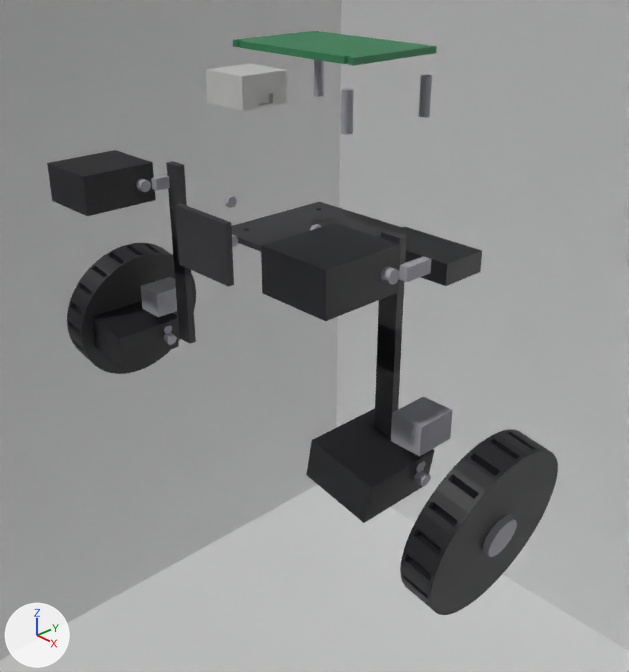
Two versions of the Blender file blender-project/renders/model_dual_wheel_legged_robot_precise.blend, one commit apart.
Rendered twice from a camera (50 mm lens) standing at (0.295, -0.287, 0.264) and looking at (0.016, -0.026, 0.08). The lights are fixed; the arrows at lower left show +X, +Y and +Z. The older version comes first.

Before the edit, the objects in view are built like this:
```python
ob_dwlrp_l_hipknucklea = bpy.data.objects.new('DWLRP_L_HipKnuckleA', me_dwlrp_l_hipknucklea_mesh)
ob_dwlrp_l_hipknucklea.parent = ob_dwlrp_baseplate
ob_dwlrp_l_hipknucklea.location = (-0.03, -0.038, 0.02)
ob_dwlrp_l_hipservo_body = bpy.data.objects.new('DWLRP_L_HipServo_Body', me_dwlrp_l_hipservo_body_mesh)
ob_dwlrp_l_hipservo_body.parent = ob_dwlrp_baseplate
ob_dwlrp_l_hipservo_body.location = (-0.085, -0.053, 0.02)
ob_dwlrp_l_hornbracket = bpy.data.objects.new('DWLRP_L_HornBracket', me_dwlrp_l_hornbracket_mesh)
ob_dwlrp_l_hornbracket.parent = ob_dwlrp_l_hipservo_body
ob_dwlrp_l_hornbracket.location = (0.0045, 0.0, 0.0)
ob_dwlrp_l_linka = bpy.data.objects.new('DWLRP_L_LinkA', me_dwlrp_l_linka_mesh)
ob_dwlrp_l_linka.parent = ob_dwlrp_baseplate
ob_dwlrp_l_linka.location = (-0.075, -0.038, 0.03)
ob_dwlrp_r_hipservo_body = bpy.data.objects.new('DWLRP_R_HipServo_Body', me_dwlrp_r_hipservo_body_mesh)
ob_dwlrp_r_hipservo_body.parent = ob_dwlrp_baseplate
ob_dwlrp_r_hipservo_body.location = (0.085, -0.053, 0.02)
ob_dwlrp_r_linka = bpy.data.objects.new('DWLRP_R_LinkA', me_dwlrp_r_linka_mesh)
ob_dwlrp_r_linka.parent = ob_dwlrp_baseplate
ob_dwlrp_r_linka.location = (0.075, -0.038, 0.03)
ob_dwlrp_r_linkb = bpy.data.objects.new('DWLRP_R_LinkB', me_dwlrp_r_linkb_mesh)
ob_dwlrp_r_linkb.parent = ob_dwlrp_baseplate
ob_dwlrp_r_linkb.location = (0.075, -0.038, -0.01)
ob_dwlrp_r_wheelhub_hub = bpy.data.objects.new('DWLRP_R_WheelHub_Hub', me_dwlrp_r_wheelhub_hub_mesh)
ob_dwlrp_r_wheelhub_hub.parent = ob_dwlrp_r_wheelhub
ob_dwlrp_r_wheelhub_hub.location = (0.0, 0.0, 0.0)
ob_dwlrp_rearextension = bpy.data.objects.new('DWLRP_RearExtension', me_dwlrp_rearextension_mesh)
ob_dwlrp_rearextension.parent = ob_dwlrp_baseplate
ob_dwlrp_rearextension.location = (0.0, -0.0765, 0.0015)
# also in view: 'DWLRP_R_WheelHub' at (0.129, -0.038, 0.039); 'DWLRP_R_WheelServo_Body' at (0.077, -0.05, 0.048); 'DWLRP_UpperDeck' at (0.0, 0.0, 0.211); 'DWLRP_BasePlate' at (0.0, 0.0, 0.12); 'DWLRP_R_AnkleBlock' at (0.095, -0.038, 0.07)
```
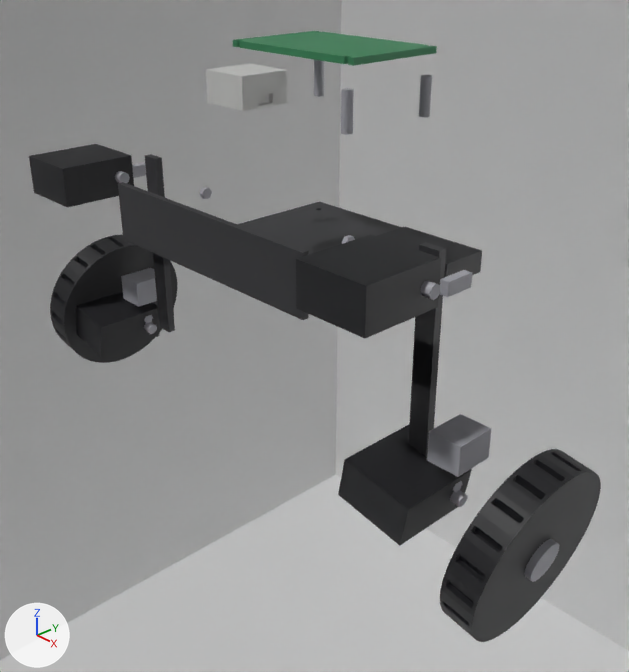
Location of each change, (x1, y1, x2, y2) in pixels of the pictures (629 x 672 px):
'DWLRP_R_WheelHub', moved
    before: (400, 429, 558, 615)
    after: (440, 449, 601, 642)
'DWLRP_R_HipServo_Body', moved
    before: (261, 223, 401, 321)
    after: (296, 234, 441, 338)
'DWLRP_R_WheelServo_Body', moved
    before: (306, 408, 435, 523)
    after: (338, 425, 472, 546)
'DWLRP_RearExtension', rescaled (220% wider, 65% taller)
    before: (175, 204, 234, 287)
    after: (118, 182, 309, 320)
'DWLRP_L_WheelHub', moved
    before: (67, 243, 196, 374)
    after: (50, 235, 177, 363)
'DWLRP_L_HipServo_Body', moved
    before: (47, 150, 156, 216)
    after: (29, 144, 134, 208)
'DWLRP_L_WheelServo_Body', moved
    before: (94, 301, 179, 368)
    after: (76, 292, 160, 356)
'DWLRP_R_AnkleBlock', moved
    before: (391, 396, 453, 456)
    after: (427, 414, 491, 477)
'DWLRP_R_LinkB', moved
    before: (374, 323, 402, 438)
    after: (408, 338, 440, 456)
'DWLRP_R_LinkA', moved
    before: (377, 230, 407, 373)
    after: (412, 242, 446, 390)
'DWLRP_L_LinkB', moved
    before: (172, 237, 196, 344)
    after: (153, 253, 175, 332)
'DWLRP_L_AnkleBlock', moved
    before: (141, 277, 177, 317)
    after: (121, 268, 157, 307)
'DWLRP_R_WheelHub_Hub', moved
    before: (483, 516, 517, 557)
    after: (525, 539, 559, 582)
'DWLRP_L_LinkA', moved
    before: (166, 161, 187, 239)
    after: (145, 154, 165, 197)
'DWLRP_R_HornBracket', moved
    before: (399, 256, 431, 282)
    after: (440, 270, 472, 297)
'DWLRP_R_HipServo_Spline', moved
    before: (381, 266, 400, 285)
    after: (420, 281, 440, 300)
'DWLRP_L_HornBracket', moved
    before: (152, 175, 170, 191)
    after: (132, 163, 146, 178)
'DWLRP_R_WheelServo_Spline', moved
    before: (414, 470, 431, 487)
    after: (450, 490, 468, 507)
'DWLRP_L_HipServo_Spline', moved
    before: (136, 179, 151, 192)
    after: (115, 171, 130, 183)
'DWLRP_L_HipKnuckleA', moved
    before: (224, 195, 237, 208)
    after: (199, 187, 212, 199)
'DWLRP_L_WheelServo_Spline', moved
    before: (163, 333, 177, 345)
    after: (144, 322, 157, 334)
'DWLRP_R_AnkleKnuckle', moved
    before: (416, 461, 426, 473)
    after: (453, 481, 462, 493)
'DWLRP_L_AnkleKnuckle', moved
    before: (164, 325, 172, 334)
    after: (144, 315, 153, 323)

What changed in the scene script:
```text
Change me_dwlrp_rearextension_mesh:
    used by ob_dwlrp_rearextension; parent = ob_dwlrp_baseplate; location = (0.0, -0.0765, 0.0015)
    remove me_dwlrp_rearextension_mesh.from_pydata(...)  # 8 vertices, 6 faces; spans x -0.018..0.018, y -0.0015..0.0015, z 0.0..0.028
    add me_dwlrp_rearextension_mesh.from_pydata(...)  # 8 vertices, 6 faces; spans x -0.065..0.065, y -0.0015..0.0015, z 0.0..0.028
    me_dwlrp_rearextension_mesh part 1: the whole mesh is scaled about its middle by (3.61, 1, 1)
Change ob_dwlrp_r_hipservo_body:
    ob_dwlrp_r_hipservo_body.location: (0.085, -0.053, 0.02) -> (0.105, -0.053, 0.02)
Change ob_dwlrp_r_linka:
    ob_dwlrp_r_linka.location: (0.075, -0.038, 0.03) -> (0.095, -0.038, 0.03)
Change ob_dwlrp_r_linkb:
    ob_dwlrp_r_linkb.location: (0.075, -0.038, -0.01) -> (0.095, -0.038, -0.01)
Change ob_dwlrp_l_hipservo_body:
    ob_dwlrp_l_hipservo_body.location: (-0.085, -0.053, 0.02) -> (-0.105, -0.053, 0.02)
Change ob_dwlrp_l_hornbracket:
    ob_dwlrp_l_hornbracket.location: (0.0045, 0.0, 0.0) -> (-0.0045, 0.0, 0.0)
Change ob_dwlrp_l_hipknucklea:
    ob_dwlrp_l_hipknucklea.location: (-0.03, -0.038, 0.02) -> (-0.05, -0.038, 0.02)
Change ob_dwlrp_l_linka:
    ob_dwlrp_l_linka.location: (-0.075, -0.038, 0.03) -> (-0.095, -0.038, 0.03)
Change ob_dwlrp_l_linkb:
    ob_dwlrp_l_linkb.location: (-0.075, -0.038, -0.01) -> (-0.095, -0.038, -0.01)
```
